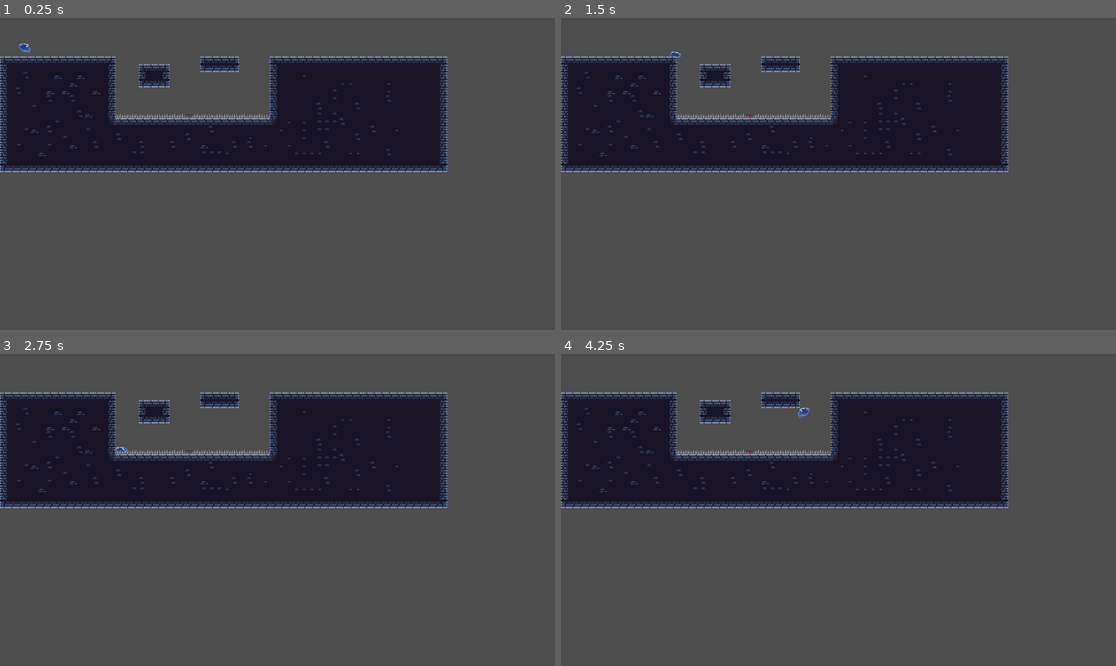
Above: before the commit, frames 1-4 (two rows, left to right).
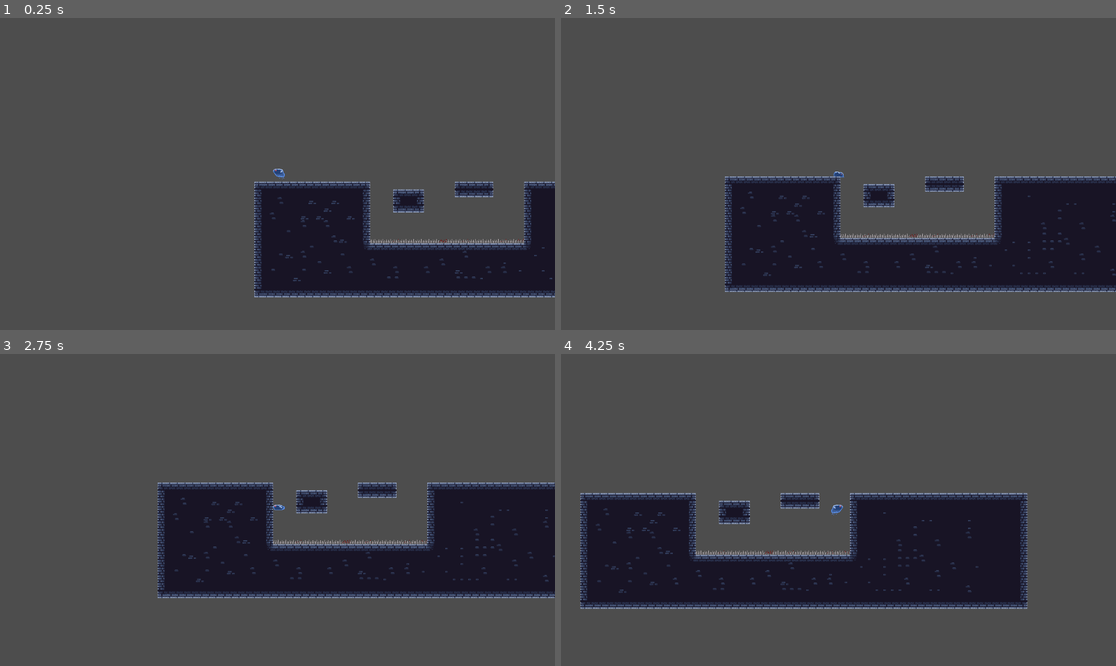
Above: after the commit, the same moments.

Repository: sirBruh/Main-Game
Game: Godot game, scene res://Scenes/world.tscn
The game is run twice, just before and just after one commit, with the same random seed, the same clock (stepped at 60 frames per second) and the same inputs. The project has no main scene, so this scene is started directly.
Inputs:
- Up to frame 1 (0.25 s): no input
- Up to frame 2 (1.5 s): tap Enter (ui_accept) at 0.5, 0.77 s; hold Right (ui_right) from 0.53 s (still down)
- Up to frame 3 (2.75 s): tap Enter (ui_accept) at 1.52 s; release Right (ui_right) at 2.03 s; hold Left (ui_left) from 2.03 s (still down)
- Up to frame 4 (4.25 s): release Left (ui_left) at 2.78 s; hold Right (ui_right) from 2.78 s (still down); tap Enter (ui_accept) at 3.02, 3.77 s

The runs differ from the first frame. In frame 1, 40% of the frame differs, in the area x 0-100%, y 8-90%; in frame 2, 46%; in frame 3, 42%; in frame 4, 46%, in the area x 0-85%, y 12-82%.

Commit message:
Death by spikes

Diff:
--- a/Scenes/Player.gd
+++ b/Scenes/Player.gd
@@ -32,6 +32,7 @@
 		$AnimatedSprite2D.play("run")
 	elif velocity.x == 0:
 		$AnimatedSprite2D.play("idle")
+
 	if velocity.y != 0:
 		$AnimatedSprite2D.play("jump")
 	#changing direction
@@ -40,3 +41,8 @@
 	elif direction < 0:
 		$AnimatedSprite2D.flip_h = false
 	move_and_slide()
+
+
+func _on_hitbox_area_entered(area):
+	if area.is_in_group("Death"):
+		get_tree().reload_current_scene()
--- a/Scenes/Player.tscn
+++ b/Scenes/Player.tscn
@@ -68,10 +68,13 @@
 "speed": 7.0
 }]
 
-[sub_resource type="CircleShape2D" id="CircleShape2D_opsot"]
-radius = 9.0
+[sub_resource type="RectangleShape2D" id="RectangleShape2D_xmitj"]
+size = Vector2(19, 15.3571)
 
-[node name="CharacterBody2D" type="CharacterBody2D"]
+[sub_resource type="CircleShape2D" id="CircleShape2D_vd3bk"]
+radius = 6.10744
+
+[node name="Player" type="CharacterBody2D"]
 script = ExtResource("1_g5twj")
 
 [node name="AnimatedSprite2D" type="AnimatedSprite2D" parent="."]
@@ -79,9 +82,18 @@
 sprite_frames = SubResource("SpriteFrames_qdtyl")
 animation = &"idle"
 autoplay = "idle"
-frame_progress = 0.915167
+frame_progress = 0.720421
 
 [node name="CollisionShape2D" type="CollisionShape2D" parent="."]
-position = Vector2(0, -1)
+position = Vector2(1, 1)
 scale = Vector2(1, 0.56)
-shape = SubResource("CircleShape2D_opsot")
+shape = SubResource("RectangleShape2D_xmitj")
+
+[node name="Hitbox" type="Area2D" parent="."]
+
+[node name="CollisionShape2D" type="CollisionShape2D" parent="Hitbox"]
+position = Vector2(1, 1)
+scale = Vector2(1.53501, -0.756361)
+shape = SubResource("CircleShape2D_vd3bk")
+
+[connection signal="area_entered" from="Hitbox" to="." method="_on_hitbox_area_entered"]
--- a/Scenes/world.tscn
+++ b/Scenes/world.tscn
@@ -1,7 +1,10 @@
-[gd_scene load_steps=5 format=3 uid="uid://bbye4asie0uop"]
+[gd_scene load_steps=6 format=3 uid="uid://bbye4asie0uop"]
 
 [ext_resource type="Texture2D" uid="uid://bwreprf7xmst0" path="res://Sprites/Tilemap/Dungeon Tile Set/Dungeon Tile Set.png" id="1_2om83"]
 [ext_resource type="PackedScene" uid="uid://prxahbc8ihrk" path="res://Scenes/Player.tscn" id="1_i3bq6"]
+
+[sub_resource type="RectangleShape2D" id="RectangleShape2D_iyq3x"]
+size = Vector2(335, 10)
 
 [sub_resource type="TileSetAtlasSource" id="TileSetAtlasSource_1fi5t"]
 texture = ExtResource("1_2om83")
@@ -288,6 +291,7 @@
 1:14/0/probability = 20.0
 1:14/0/physics_layer_0/linear_velocity = Vector2(0, 0)
 1:14/0/physics_layer_0/angular_velocity = 0.0
+1:14/0/physics_layer_0/polygon_0/points = PackedVector2Array(-8, 1.375, 8, 1.375, 8, 8, -8, 8)
 1:14/0/terrains_peering_bit/right_side = 2
 2:14/0 = 0
 2:14/0/terrain_set = 0
@@ -295,6 +299,7 @@
 2:14/0/probability = 20.0
 2:14/0/physics_layer_0/linear_velocity = Vector2(0, 0)
 2:14/0/physics_layer_0/angular_velocity = 0.0
+2:14/0/physics_layer_0/polygon_0/points = PackedVector2Array(-8, 1.375, 8, 1.375, 8, 8, -8, 8)
 2:14/0/terrains_peering_bit/right_side = 2
 2:14/0/terrains_peering_bit/left_side = 2
 3:14/0 = 0
@@ -302,6 +307,7 @@
 3:14/0/terrain = 2
 3:14/0/physics_layer_0/linear_velocity = Vector2(0, 0)
 3:14/0/physics_layer_0/angular_velocity = 0.0
+3:14/0/physics_layer_0/polygon_0/points = PackedVector2Array(-8, 1.375, 8, 1.375, 8, 8, -8, 8)
 3:14/0/terrains_peering_bit/right_side = 2
 3:14/0/terrains_peering_bit/left_side = 2
 4:14/0 = 0
@@ -309,6 +315,7 @@
 4:14/0/terrain = 2
 4:14/0/physics_layer_0/linear_velocity = Vector2(0, 0)
 4:14/0/physics_layer_0/angular_velocity = 0.0
+4:14/0/physics_layer_0/polygon_0/points = PackedVector2Array(-8, 1.375, 8, 1.375, 8, 8, -8, 8)
 4:14/0/terrains_peering_bit/right_side = 2
 4:14/0/terrains_peering_bit/left_side = 2
 5:14/0 = 0
@@ -317,6 +324,7 @@
 5:14/0/probability = 5.0
 5:14/0/physics_layer_0/linear_velocity = Vector2(0, 0)
 5:14/0/physics_layer_0/angular_velocity = 0.0
+5:14/0/physics_layer_0/polygon_0/points = PackedVector2Array(-8, 1.375, 8, 1.375, 8, 8, -8, 8)
 5:14/0/terrains_peering_bit/right_side = 2
 5:14/0/terrains_peering_bit/left_side = 2
 6:14/0 = 0
@@ -325,6 +333,7 @@
 6:14/0/probability = 5.0
 6:14/0/physics_layer_0/linear_velocity = Vector2(0, 0)
 6:14/0/physics_layer_0/angular_velocity = 0.0
+6:14/0/physics_layer_0/polygon_0/points = PackedVector2Array(-8, 1.375, 8, 1.375, 8, 8, -8, 8)
 6:14/0/terrains_peering_bit/left_side = 2
 10:5/0 = 0
 10:5/0/physics_layer_0/linear_velocity = Vector2(0, 0)
@@ -361,16 +370,31 @@
 
 [node name="World" type="Node2D"]
 
+[node name="Spikes" type="Area2D" parent="." groups=["Death"]]
+position = Vector2(48, 29)
+collision_layer = 0
+collision_mask = 0
+
+[node name="CollisionShape2D" type="CollisionShape2D" parent="Spikes" groups=["Death"]]
+position = Vector2(348.5, 177)
+shape = SubResource("RectangleShape2D_iyq3x")
+
 [node name="Player" parent="." groups=["Player"] instance=ExtResource("1_i3bq6")]
 position = Vector2(48, 34)
 
 [node name="AnimatedSprite2D" parent="Player" index="0"]
-animation = &"jump"
+autoplay = ""
 frame_progress = 0.0
+
+[node name="CollisionShape2D" parent="Player" index="1" groups=["Player"]]
+
+[node name="Camera2D" type="Camera2D" parent="Player"]
 
 [node name="TileMap" type="TileMap" parent="."]
 tile_set = SubResource("TileSet_313nm")
 format = 2
 layer_0/tile_data = PackedInt32Array(1245241, 196608, 3, 1179705, 196608, 2, 1114169, 196608, 2, 1048633, 196608, 2, 98 …(14428 unchanged characters)…
 
+[connection signal="area_entered" from="Spikes" to="Player" method="_on_area_2d_area_entered"]
+
 [editable path="Player"]
Not shown: 1 places in Scenes/Player.tscn that only renumber resources
